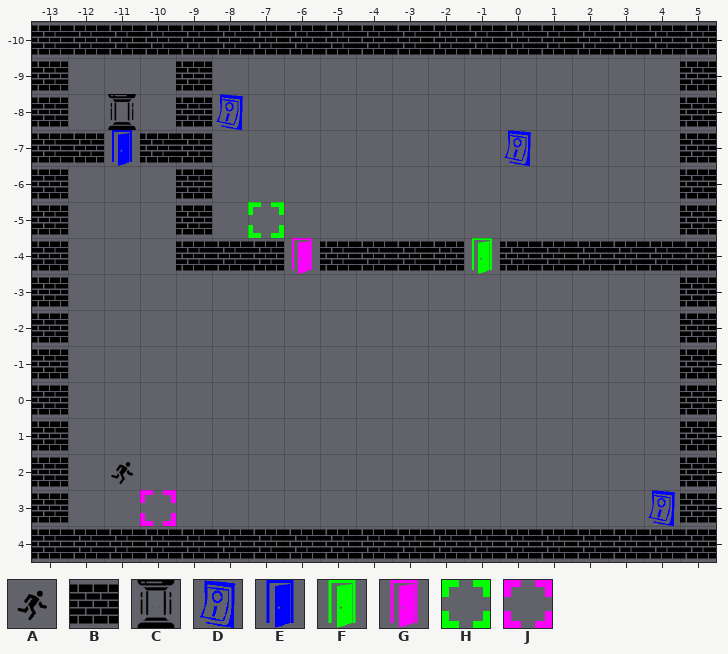
Two versions of a level (Tiled map, LevelDesign/level6.tmx). Above: the version before the commit.
Cells are 64x64 px. Shown: x -13..5, y -10..4.
Key: from "sprites": A 5 "player", B 7 "wall_horizontal", C 9 "teleporter", D 10 "button_blue", E 16 "door_open_blue", F 18 "door_open_green", G 19 "door_open_magenta", H 24 "pressure_plate_green", J 25 "pressure_plate_magenta".
_ is an empty cell.
Layer "Tile Layer 1" before, first column x -13:
-10 BBBBBBBBBBBBBBBBBBB
 -9 B___B_____________B
 -8 B_C_BD____________B
 -7 BBEBB________D____B
 -6 B___B_____________B
 -5 B___B_H___________B
 -4 B___BBBGBBBBFBBBBBB
 -3 B_________________B
 -2 B_________________B
 -1 B_________________B
  0 B_________________B
  1 B_________________B
  2 B_A_______________B
  3 B__J_____________DB
  4 BBBBBBBBBBBBBBBBBBB
The result:
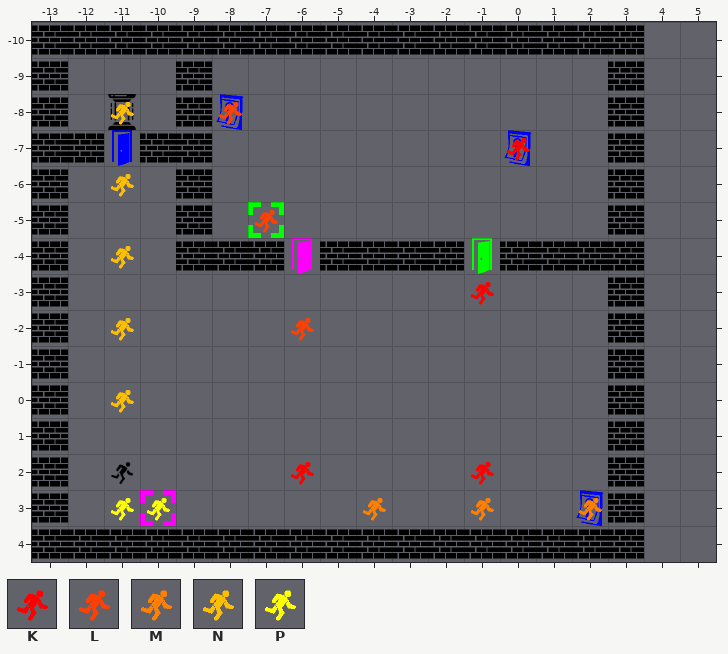
Further tiles: from "sprites": K 34 "player1", L 35 "player2", M 36 "player3", N 37 "player4", P 38 "player5".
Tiles of an added or newly shown layer are drawn over the layers below it.
Changes in this commit:
Changed rows in their new state; . is an unchanged cell.
Layer "Tile Layer 1":
first column x 2:
-10 ..__
 -9 .B._
 -8 .B._
 -7 .B._
 -6 .B._
 -5 .B._
 -4 ..__
 -3 .B._
 -2 .B._
 -1 .B._
  0 .B._
  1 .B._
  2 .B._
  3 DB__
  4 ..__
Layer "Tile Layer 2" (now shown):
first column x -11:
 -8 N..L..........
 -7 ...........K..
 -6 N.............
 -5 ....L.........
 -4 N.............
 -3 ..........K...
 -2 N....L........
  0 N.............
  2 .....K....K...
  3 PP.....M..M..M
